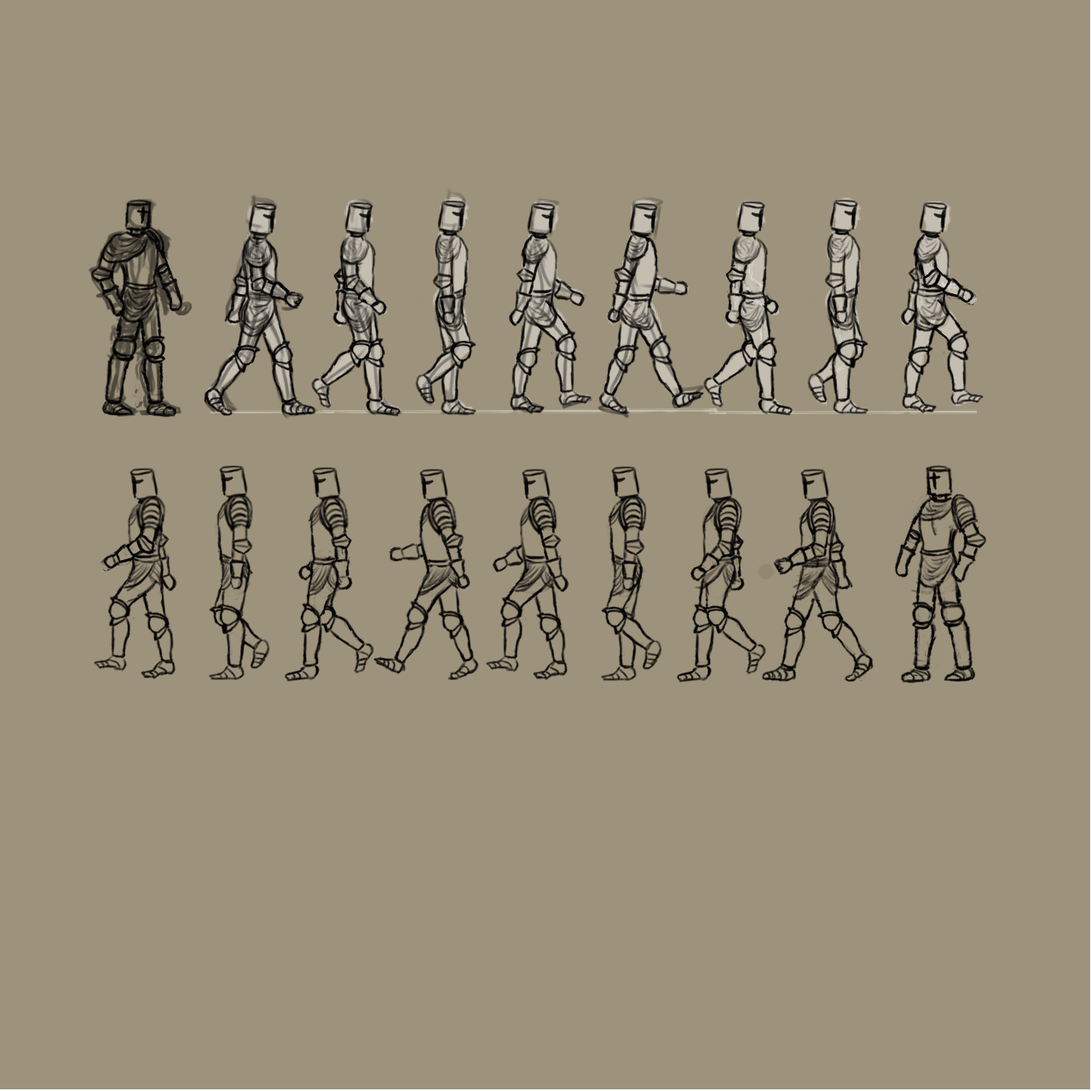
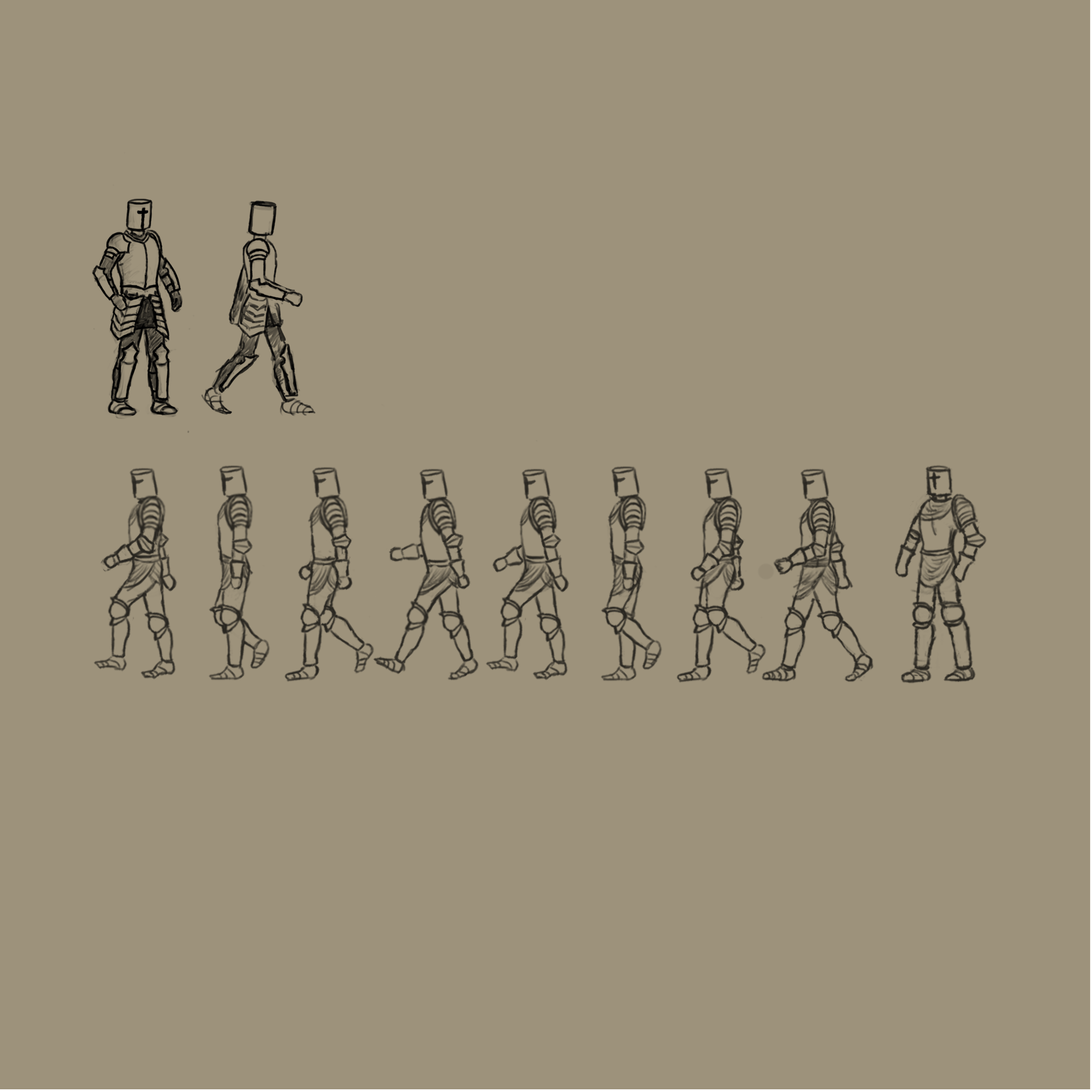
The second (1091, 1091) image is a revision of the first. Changes to its layers:
added layer "Layer #2" above "Walking Right" over [91, 196, 539, 418]
renamed "Pasted Layer #1" to "Walking Right", hid it, opacity 100% → 75%, moved it above "Walking Left", painted on it over [90, 196, 985, 418]
renamed "Pasted Layer #2" to "Walking Left", opacity 100% → 75% over [109, 467, 979, 683]
hid "Layer #1" over [90, 196, 706, 418]
hid "Pasted Layer" over [205, 196, 983, 415]
